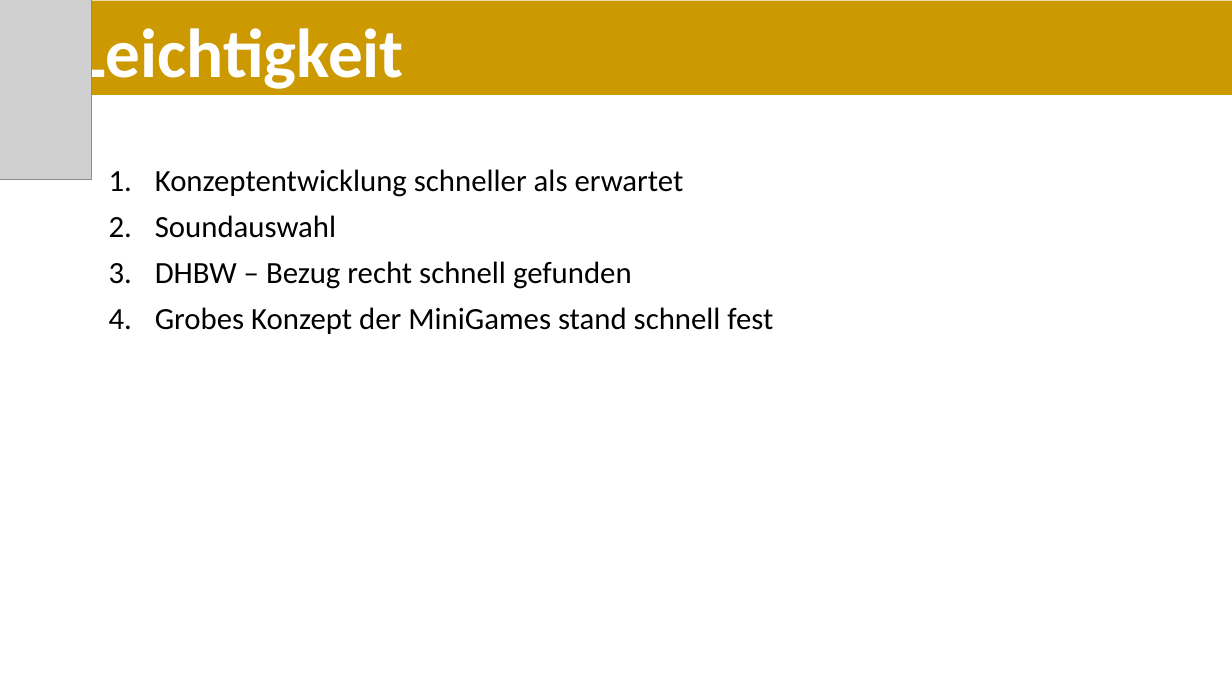
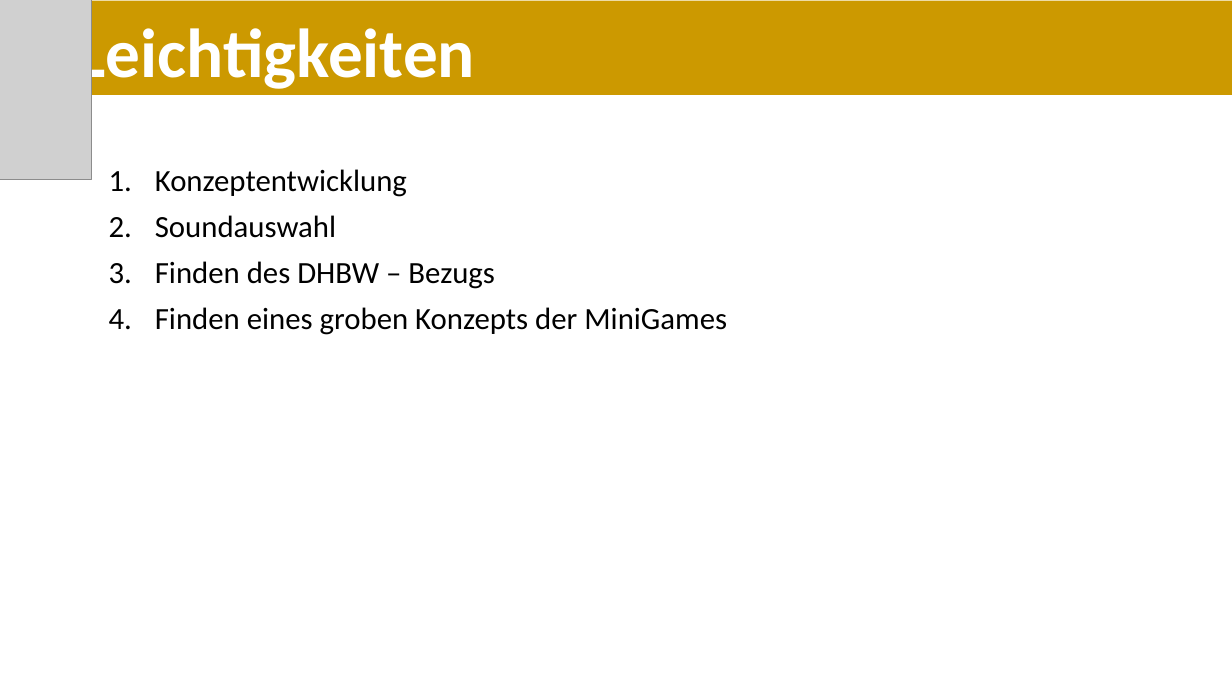
Before and after one commit to digg4/Team-Gold, a slide deck: slide 6 of Unterlagen/AbschlussPräsentationMitarbeiter.pptx. Drawn at 1232x693 pixels with LibreOffice and Linux fonts; fonts in the diff are those of the drawing; grey boxes stand for pictures. Boxes give left, top, right and bottom in pixels: in the first picture for what was removed or moved away, otherwise in the second. Text is boxed around its words. In the diff, an @@ line names an element or a change of style, - is before the commit and + after.

```diff
--- a/Unterlagen/AbschlussPräsentationMitarbeiter.pptx
+++ b/Unterlagen/AbschlussPräsentationMitarbeiter.pptx
@@ title at bbox=[77, 19, 475, 94]: text changed @@
-Leichtigkeit
+Leichtigkeiten
@@ text at bbox=[155, 169, 407, 197]: text changed @@
-1. Konzeptentwicklung schneller als erwartet
+1. Konzeptentwicklung
@@ text at bbox=[155, 261, 727, 335]: text changed @@
-3. DHBW – Bezug recht schnell gefunden
-4. Grobes Konzept der MiniGames stand schnell fest
+3. Finden des DHBW – Bezugs
+4. Finden eines groben Konzepts der MiniGames
```
Also in this commit, not shown: 1 other slide changed.
